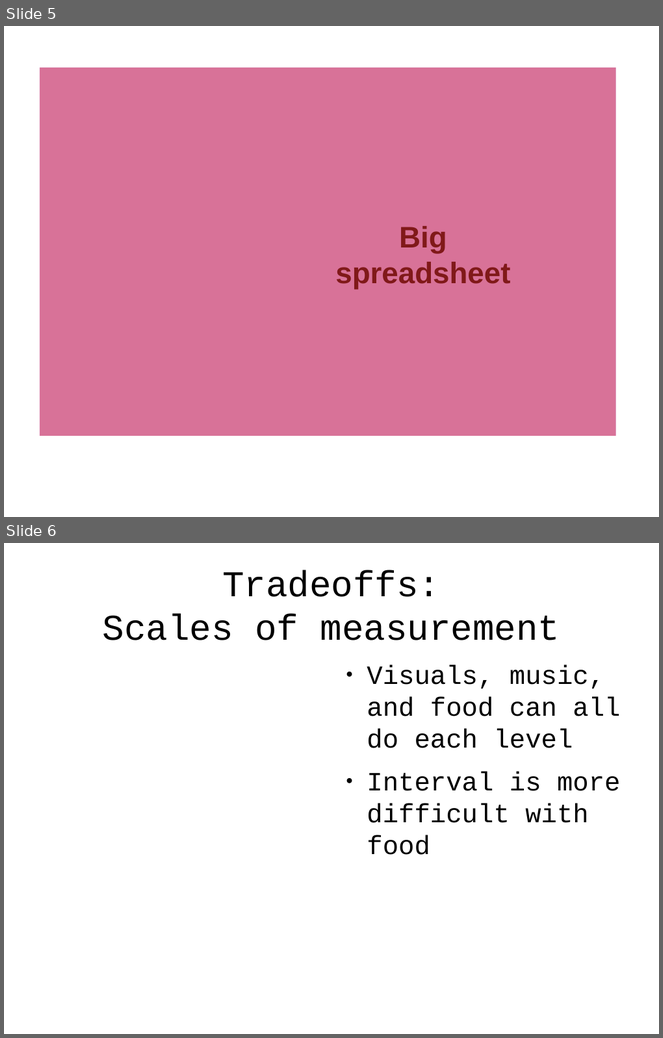
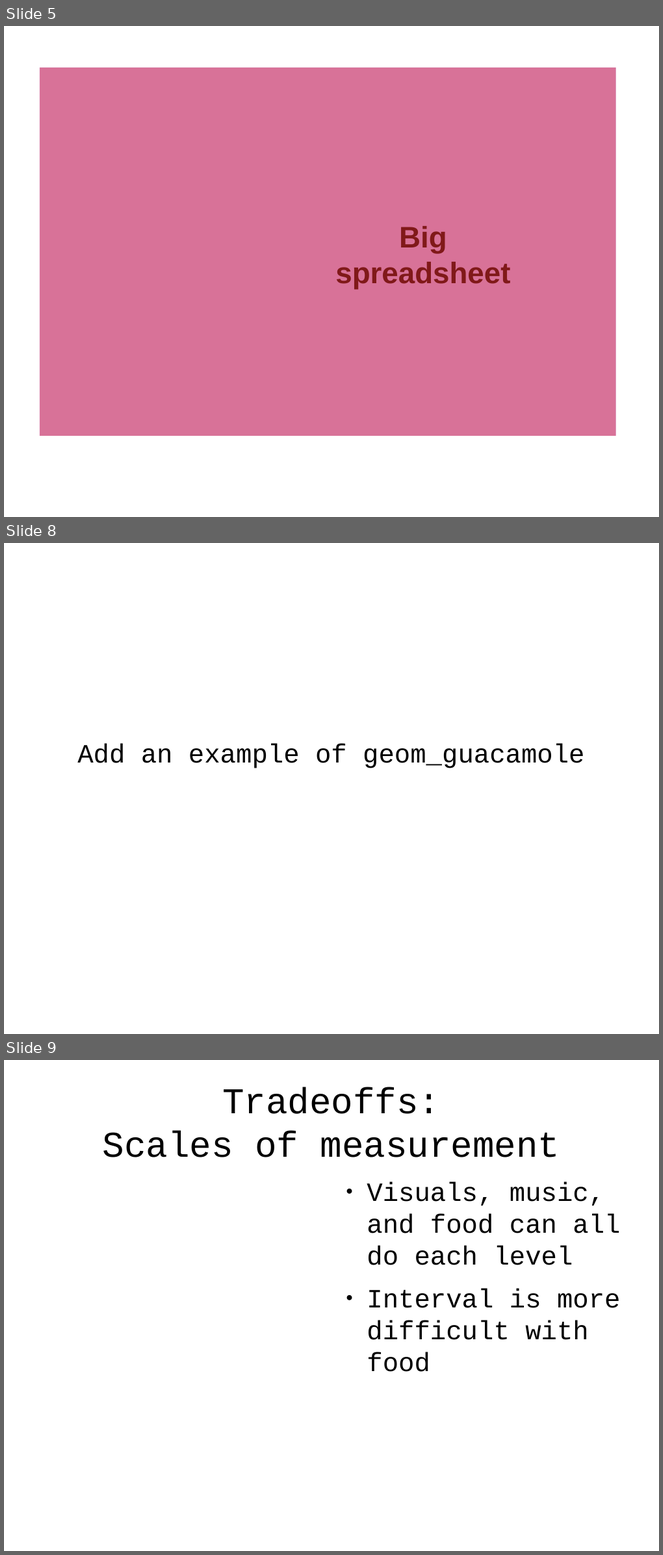
Before and after one commit to tlevine/gastronomification-big-data-talk, a slide deck: big-senses.odp. Shown one above the other, each under a label of ours: slides 5 and 6 before the commit, slides 5, 8 and 9 after it; the slides between them are not shown. The pictures are 663x1038 and 663x1555 pixels, drawn with LibreOffice and Linux fonts; fonts in the diff are those of the drawing; background and template pictures are left out. Boxes give left, top, right and bottom in pixels: in the first picture for what was removed or moved away, otherwise in the second. Text is boxed around its words. In the diff, an @@ line names an element or a change of style, - is before the commit and + after.

```diff
--- a/big-senses.odp
+++ b/big-senses.odp
@@ slide 8 added at bbox=[4, 543, 659, 1034], background #FFFFFF @@
@@ subtitle added at bbox=[77, 744, 584, 769], 32 pt, text #000000 @@
+Add an example of geom_guacamole
@@ what was slide 6 is now slide 9 @@
```
Also in this commit, not shown: 1 slide changed, 5 other slides added.
